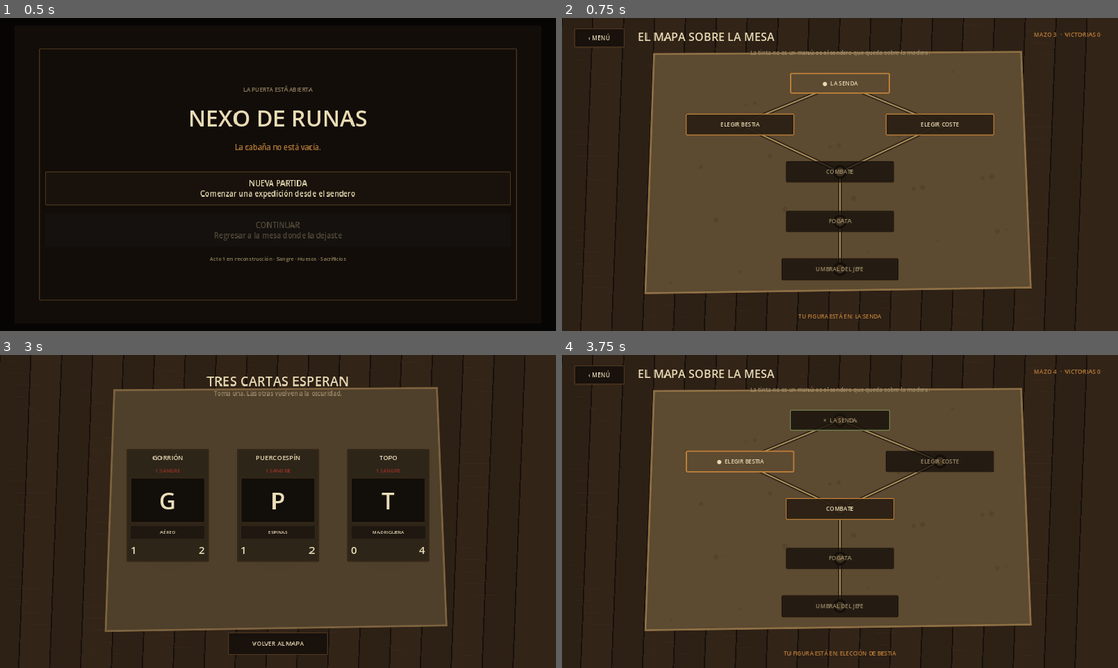
Above: before the commit, frames 1-4 (two rows, left to right).
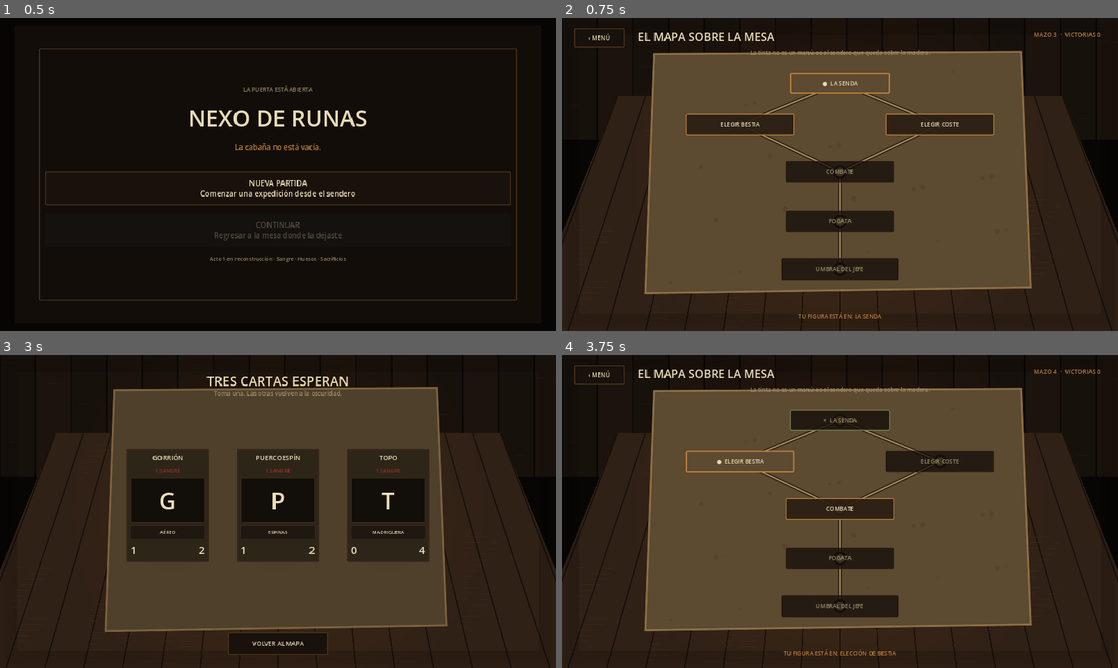
Above: after the commit, the same moments.

Repository: LoloscarPrr/Nexo-de-runas-v2
Game: Godot game, scene res://scenes/main.tscn
The game is run twice, just before and just after one commit, with the same random seed, the same clock (stepped at 60 frames per second) and the same inputs.
Inputs (mouse positions are in pixels of both pictures, inside the frame that each line leads up to):
- Up to frame 1 (0.5 s): no input
- Up to frame 2 (0.75 s): click "NUEVA PARTIDA Comenzar una ex…" at 0.5 s
- Up to frame 3 (3 s): click "‹ MENÚ" at 1.25 s; click "NUEVA PARTIDA Comenzar una ex…" at 2 s; click "ELEGIR BESTIA" at 2.75 s
- Up to frame 4 (3.75 s): click (728, 505) at 3.52 s

Frame 1 is identical in both runs. In frame 2, 10% of the frame differs, in the area x 0-100%, y 0-100%; in frame 3, 11%; in frame 4, 10%.

Commit message:
Unify Act 1 cabin backdrop across all screens

Diff:
--- a/scripts/ui/campaign_backdrop.gd
+++ b/scripts/ui/campaign_backdrop.gd
@@ -1,10 +1,19 @@
 extends Control
 
+## Fondo procedural único para toda la experiencia Acto 1.
+## Ninguna pantalla principal debe sentirse como un menú Android/TCG separado:
+## todas son distintas vistas de la misma cabaña, mesa y sendero físico.
 var mode := "map"
+var ambience_time := 0.0
 
 func _ready() -> void:
 	mouse_filter = Control.MOUSE_FILTER_IGNORE
 	resized.connect(queue_redraw)
+	set_process(true)
+	queue_redraw()
+
+func _process(delta: float) -> void:
+	ambience_time += delta
 	queue_redraw()
 
 func set_mode(value: String) -> void:
@@ -14,23 +23,11 @@
 func _draw() -> void:
 	var w := maxf(size.x, 1280.0)
 	var h := maxf(size.y, 720.0)
-	var wood := Color("2d2015")
-	var seam := Color("17100b")
-	draw_rect(Rect2(0, 0, w, h), Color("0a0806"))
-	# Table planks fill the entire wide Android canvas.
-	for i in range(18):
-		var x := float(i) * w / 18.0
-		draw_colored_polygon(PackedVector2Array([
-			Vector2(x, 0), Vector2(x + w / 18.0 + 3.0, 0),
-			Vector2(x + w / 18.0 + 30.0, h), Vector2(x - 28.0, h)
-		]), wood if i % 2 == 0 else Color("332418"))
-		draw_line(Vector2(x, 0), Vector2(x - 28.0, h), seam, 3.0)
-	for i in range(130):
-		var y := 15.0 + fmod(float(i * 67), h - 30.0)
-		var x2 := 18.0 + fmod(float(i * 173), w - 70.0)
-		draw_line(Vector2(x2, y), Vector2(x2 + 24.0 + float(i % 58), y + 1.0), Color(0.72, 0.50, 0.28, 0.055), 1.0)
+	_draw_cabin_and_table(w, h)
 
 	match mode:
+		"menu":
+			_draw_menu(w, h)
 		"map":
 			_draw_map(w, h)
 		"choice":
@@ -39,8 +36,48 @@
 			_draw_campfire(w, h)
 		"gate":
 			_draw_gate(w, h)
+		"reward":
+			_draw_reward(w, h)
+		"defeat":
+			_draw_defeat(w, h)
 		_:
 			_draw_map(w, h)
+
+	_draw_vignette(w, h)
+
+func _draw_cabin_and_table(w: float, h: float) -> void:
+	# Oscuridad de cabaña y pared de tablones.
+	draw_rect(Rect2(0, 0, w, h), Color("080604"))
+	draw_rect(Rect2(0, 0, w, h * 0.39), Color("100c08"))
+	for i in range(int(w / 82.0) + 2):
+		var x := float(i) * 82.0
+		draw_rect(Rect2(x, 0, 79, h * 0.39), Color("17110c") if i % 2 == 0 else Color("1b130d"))
+		draw_line(Vector2(x, 0), Vector2(x, h * 0.39), Color("090705"), 3.0)
+		var grain_y := 18.0 + fmod(float(i * 47), maxf(1.0, h * 0.31))
+		draw_line(Vector2(x + 9, grain_y), Vector2(x + 61, grain_y + 2), Color(0.58, 0.37, 0.18, 0.07), 1.0)
+
+	# Mesa en perspectiva: ocupa el ancho completo del teléfono.
+	var horizon := h * 0.25
+	draw_colored_polygon(PackedVector2Array([
+		Vector2(w * 0.10, horizon), Vector2(w * 0.90, horizon),
+		Vector2(w + 96, h + 12), Vector2(-96, h + 12)
+	]), Color("302116"))
+	for i in range(17):
+		var t := float(i) / 16.0
+		draw_line(
+			Vector2(lerpf(w * 0.10, w * 0.90, t), horizon),
+			Vector2(lerpf(-76.0, w + 76.0, t), h),
+			Color("17100b"), 3.0
+		)
+	for i in range(120):
+		var y := horizon + 20.0 + fmod(float(i * 71), maxf(1.0, h - horizon - 30.0))
+		var x2 := 18.0 + fmod(float(i * 173), maxf(1.0, w - 70.0))
+		draw_line(Vector2(x2, y), Vector2(x2 + 25.0 + float(i % 61), y + 1.5), Color(0.72, 0.50, 0.28, 0.06), 1.0)
+
+	# Luz cálida general sobre el centro de la mesa.
+	var center := Vector2(w * 0.5, h * 0.50)
+	for radius in range(120, 500, 32):
+		draw_circle(center, float(radius), Color(0.84, 0.49, 0.19, 0.0065))
 
 func _paper_polygon(w: float, h: float, inset_x: float, inset_y: float) -> PackedVector2Array:
 	return PackedVector2Array([
@@ -50,16 +87,41 @@
 		Vector2(inset_x, h - inset_y - 9)
 	])
 
+func _draw_menu(w: float, h: float) -> void:
+	# El Guardián existe en el espacio, no en un panel lateral.
+	var gx := w * 0.78
+	var gy := h * 0.24
+	draw_circle(Vector2(gx, gy), 92, Color("090806"))
+	draw_colored_polygon(PackedVector2Array([
+		Vector2(gx - 105, gy + 62), Vector2(gx - 75, gy - 20),
+		Vector2(gx - 31, gy - 74), Vector2(gx + 42, gy - 68),
+		Vector2(gx + 94, gy + 65)
+	]), Color("080705"))
+	var glow := 0.72 + sin(ambience_time * 1.55) * 0.12
+	for eye in [Vector2(gx - 30, gy - 1), Vector2(gx + 28, gy - 1)]:
+		draw_circle(eye, 15, Color(0.78, 0.42, 0.15, 0.05))
+		draw_circle(eye, 4.2, Color(0.87, 0.64, 0.34, glow))
+
+	# Dos velas marcan el plano de la mesa del mockup.
+	_draw_candle(Vector2(w * 0.18, h * 0.53), 1.0)
+	_draw_candle(Vector2(w * 0.86, h * 0.57), 0.82)
+
+	# Placa física para el título; los botones reales se superponen desde main.gd.
+	var plaque := PackedVector2Array([
+		Vector2(w * 0.27, h * 0.21), Vector2(w * 0.65, h * 0.20),
+		Vector2(w * 0.67, h * 0.39), Vector2(w * 0.25, h * 0.40)
+	])
+	draw_colored_polygon(plaque, Color("21170f"))
+	draw_polyline(PackedVector2Array([plaque[0], plaque[1], plaque[2], plaque[3], plaque[0]]), Color("694729"), 3.0, true)
+
 func _draw_map(w: float, h: float) -> void:
 	var paper := _paper_polygon(w, h, w * 0.15, 78.0)
 	draw_colored_polygon(paper, Color("5c4a31"))
 	draw_polyline(PackedVector2Array([paper[0], paper[1], paper[2], paper[3], paper[0]]), Color("8e7045"), 3.0, true)
-	# Burnt / dirty edges.
 	for i in range(32):
 		var px := w * 0.18 + fmod(float(i * 193), w * 0.63)
 		var py := 102.0 + fmod(float(i * 97), h - 210.0)
 		draw_circle(Vector2(px, py), 2.0 + float(i % 5), Color(0.13, 0.08, 0.04, 0.11))
-	# Hand-drawn route matching the interactive nodes.
 	var cx := w * 0.5
 	var top := 150.0
 	var usable := maxf(430.0, h - 245.0)
@@ -95,10 +157,8 @@
 	var center := Vector2(w * 0.5, h * 0.56)
 	for radius in range(40, 250, 20):
 		draw_circle(center, float(radius), Color(0.92, 0.37, 0.08, 0.012))
-	# Logs.
 	draw_line(center + Vector2(-72, 55), center + Vector2(72, -2), Color("311c11"), 24, true)
 	draw_line(center + Vector2(-69, -3), center + Vector2(70, 55), Color("3a2214"), 24, true)
-	# Fire layers.
 	draw_colored_polygon(PackedVector2Array([
 		center + Vector2(-56, 32), center + Vector2(-34, -55), center + Vector2(-8, -8),
 		center + Vector2(6, -110), center + Vector2(29, -32), center + Vector2(54, -70),
@@ -108,7 +168,6 @@
 		center + Vector2(-34, 29), center + Vector2(-18, -42), center + Vector2(2, -2),
 		center + Vector2(15, -72), center + Vector2(37, 31)
 	]), Color("e69a43"))
-	# Hungry silhouettes beyond the fire.
 	for x in [w * 0.25, w * 0.35, w * 0.65, w * 0.75]:
 		draw_circle(Vector2(x, h * 0.42), 30, Color("0a0806"))
 		draw_colored_polygon(PackedVector2Array([
@@ -121,7 +180,6 @@
 func _draw_gate(w: float, h: float) -> void:
 	var cx := w * 0.5
 	var floor_y := h * 0.78
-	# Tunnel / doorway toward the first boss.
 	draw_colored_polygon(PackedVector2Array([
 		Vector2(cx - 250, floor_y), Vector2(cx - 205, h * 0.25),
 		Vector2(cx - 110, h * 0.13), Vector2(cx + 110, h * 0.13),
@@ -134,5 +192,43 @@
 		draw_circle(Vector2(cx, h * 0.39), float(radius), Color(0.75, 0.31, 0.08, 0.008))
 	draw_circle(Vector2(cx - 44, h * 0.39), 7, Color("d0914b"))
 	draw_circle(Vector2(cx + 44, h * 0.39), 7, Color("d0914b"))
-	# Path scratched into the tabletop.
 	draw_line(Vector2(cx, floor_y), Vector2(cx, h), Color("765437"), 5)
+
+func _draw_reward(w: float, h: float) -> void:
+	# Tres espacios iluminados sobre la mesa, como cartas empujadas hacia el jugador.
+	var cy := h * 0.57
+	for i in range(3):
+		var x := w * 0.5 + float(i - 1) * minf(285.0, w * 0.22)
+		for radius in range(35, 160, 18):
+			draw_circle(Vector2(x, cy), float(radius), Color(0.90, 0.58, 0.26, 0.006))
+		draw_rect(Rect2(x - 92, cy - 135, 184, 270), Color(0, 0, 0, 0.20))
+	_draw_candle(Vector2(w * 0.14, h * 0.55), 0.9)
+
+func _draw_defeat(w: float, h: float) -> void:
+	# Vela apagada y mesa casi sin luz.
+	var cx := w * 0.5
+	draw_rect(Rect2(0, 0, w, h), Color(0.05, 0.0, 0.0, 0.24))
+	draw_rect(Rect2(cx - 12, h * 0.58, 24, 76), Color("766348"))
+	for i in range(7):
+		var p := Vector2(cx + sin(float(i) * 1.3) * 10.0, h * 0.55 - float(i) * 18.0)
+		draw_circle(p, 10.0 + float(i) * 2.5, Color(0.48, 0.43, 0.38, 0.018))
+
+func _draw_candle(pos: Vector2, scale_factor: float) -> void:
+	for radius in range(20, 145, 12):
+		draw_circle(pos, float(radius) * scale_factor, Color(0.94, 0.49, 0.12, 0.009))
+	draw_rect(Rect2(pos.x - 10 * scale_factor, pos.y + 8 * scale_factor, 20 * scale_factor, 62 * scale_factor), Color("b8a178"))
+	var wobble := sin(ambience_time * 5.4 + pos.x * 0.01) * 3.0
+	draw_colored_polygon(PackedVector2Array([
+		Vector2(pos.x - 6 * scale_factor, pos.y + 8 * scale_factor),
+		Vector2(pos.x + wobble, pos.y - 18 * scale_factor),
+		Vector2(pos.x + 7 * scale_factor, pos.y + 7 * scale_factor),
+		Vector2(pos.x, pos.y + 16 * scale_factor)
+	]), Color("efbd70"))
+
+func _draw_vignette(w: float, h: float) -> void:
+	# Bordes oscuros sin letterbox: sigue llenando toda la pantalla panorámica.
+	var edge := maxf(32.0, w * 0.032)
+	for i in range(9):
+		var alpha := 0.045 + float(i) * 0.011
+		var inset := float(i) * edge / 9.0
+		draw_rect(Rect2(inset, inset, w - inset * 2.0, h - inset * 2.0), Color(0, 0, 0, alpha), false, 7.0)
